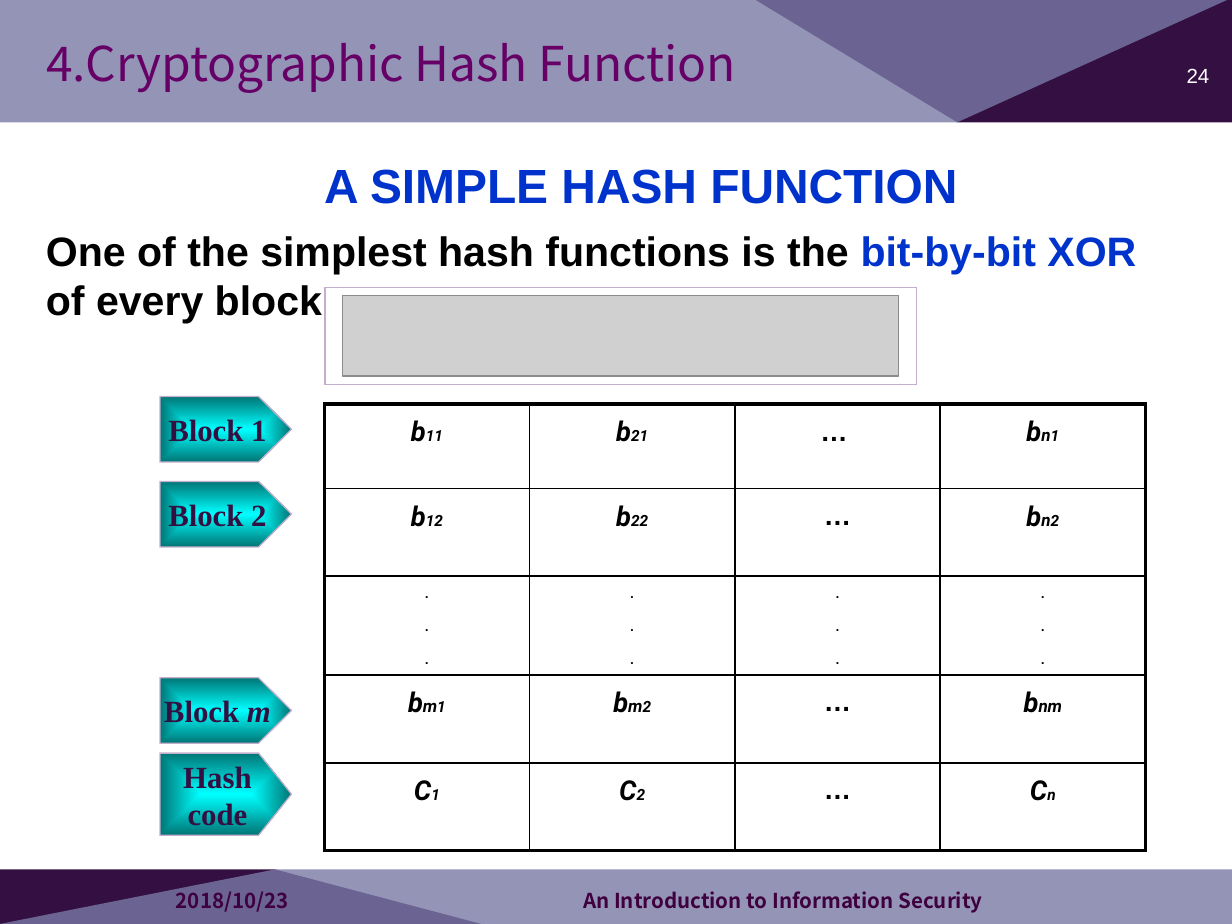
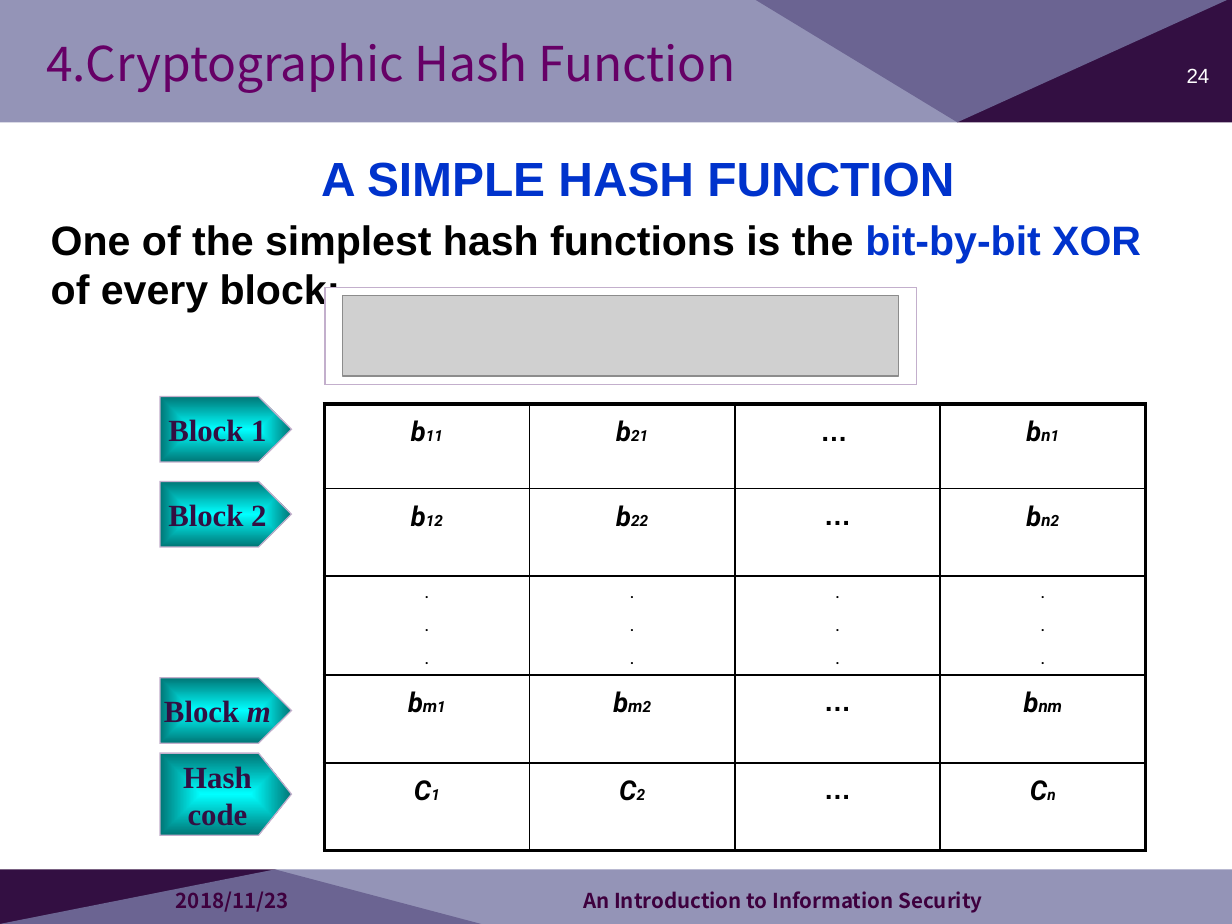
Before and after one commit to YYYYWD/Common, a slide deck: slide 24 of 大三上课件/信息安全导论/2017 Lecture 12.pptx. Drawn at 1232x924 pixels with LibreOffice and Linux fonts; fonts in the diff are those of the drawing; grey boxes stand for pictures; background and template pictures are left out. Boxes give left, top, right and bottom in pixels: in the first picture for what was removed or moved away, otherwise in the second. Text is boxed around its words. In the diff, an @@ line names an element or a change of style, - is before the commit and + after.

Commit message:
update ppt

```diff
--- a/大三上课件/信息安全导论/2017 Lecture 12.pptx
+++ b/大三上课件/信息安全导论/2017 Lecture 12.pptx
@@ text "A SIMPLE HASH FUNCTION": place and size @@
-text "A SIMPLE HASH FUNCTION" at (324, 169, 957, 204)
+text "A SIMPLE HASH FUNCTION" at (321, 162, 954, 197)
@@ text "One of the simplest hash ...": place and size @@
-text "One of the simplest hash ..." at (46, 236, 1136, 324)
+text "One of the simplest hash ..." at (51, 225, 1141, 312)
@@ text at (176, 887, 289, 912): text changed @@
-2018/10/23
+2018/11/23
```
Also in this commit, not shown: 34 other slides changed, 22 other files.
